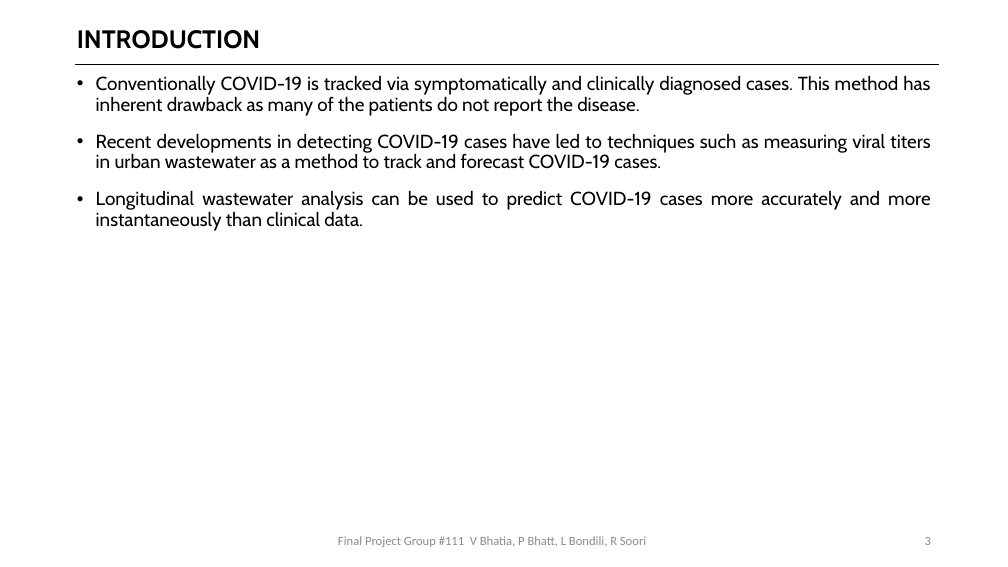
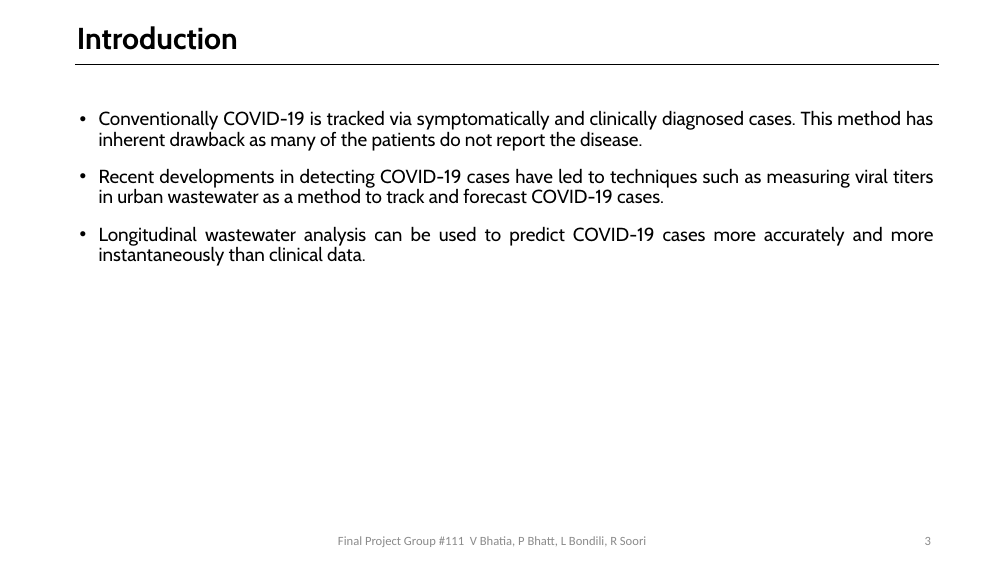
Before and after one commit to bhatiavr/cs109b-final-project-111, a slide deck: slide 3 of docs/Forecasting COVID-19 Cases Using SARS-Cov-2 Titers in Wastewater.pptx. Drawn at 1008x567 pixels with LibreOffice and Linux fonts; fonts in the diff are those of the drawing. Boxes give left, top, right and bottom in pixels: in the first picture for what was removed or moved away, otherwise in the second. Text is boxed around its words. In the diff, an @@ line names an element or a change of style, - is before the commit and + after.

```diff
--- a/docs/Forecasting COVID-19 Cases Using SARS-Cov-2 Titers in Wastewater.pptx
+++ b/docs/Forecasting COVID-19 Cases Using SARS-Cov-2 Titers in Wastewater.pptx
@@ title at (77, 26, 238, 50): text changed; size 24 to 28.8 pt @@
-INTRODUCTION
+Introduction
@@ text "Conventionally COVID-19 is tracked via ...": place and size @@
-text "Conventionally COVID-19 is tracked via ..." at (96, 75, 930, 231)
+text "Conventionally COVID-19 is tracked via ..." at (99, 110, 933, 266)
```
Also in this commit, not shown: 17 other slides changed, 1 slide removed, 1 other file.
